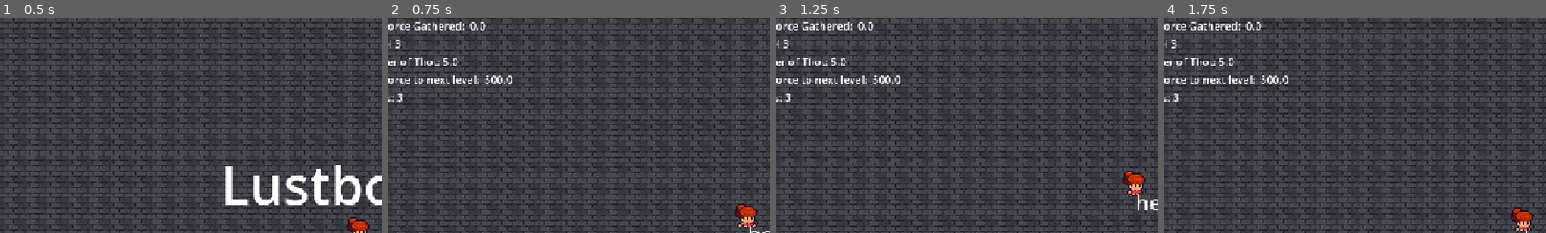
Above: before the commit, frames 1-4 (left to right).
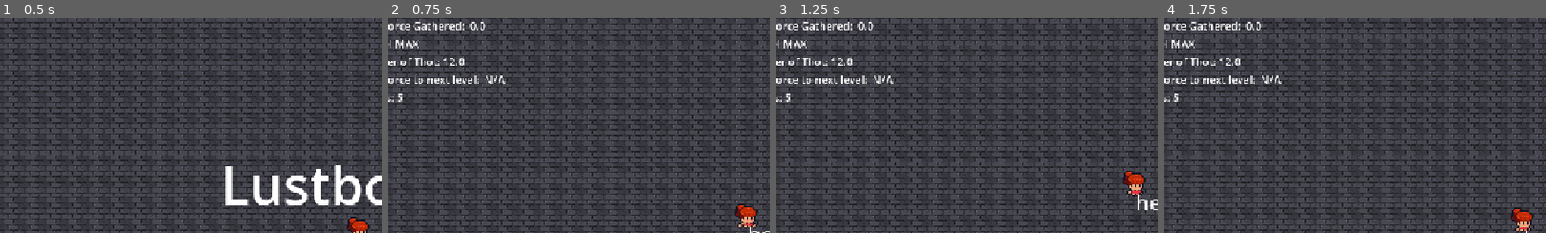
Above: after the commit, the same moments.

Repository: CL4-Bisk/cmsc197-GDD---MP2
Game: Godot game, scene res://scenes/stages/base.tscn
Two runs of this game, one before a commit and one after it. Both use one fixed random seed, a clock stepped at 60 frames per second and the inputs below.
Inputs (mouse positions are % of the whole screen's width and height, from its top left):
- Up to frame 1 (0.5 s): no input
- Up to frame 2 (0.75 s): click "Start Game" at 0.5 s
- Up to frame 3 (1.25 s): no input
- Up to frame 4 (1.75 s): move the mouse to (50, 39) at 1.27 s; hold F (feed) from 1.28 s (still down); click (50, 39) at 1.42 s
The pictures show only the part of the screen within x 3-53%, y 0-50%; the shares and areas given below are measured in that part.

Frame 1 is identical in both runs. In frame 2, 0.5% of the frame differs, in the area x 2-33%, y 10-38%; in frame 3, 0.5%; in frame 4, 0.5%.

Commit message:
meta: fixed audio bugs in child scenes

Diff:
--- a/project.godot
+++ b/project.godot
@@ -10,10 +10,10 @@
 
 [application]
 
-config/name="Machine Problem 2"
+config/name="Lustbound"
 run/main_scene="uid://cnhhuinpwfj71"
 config/features=PackedStringArray("4.6", "Forward Plus")
-config/icon="res://icon.svg"
+config/icon="uid://cn02eym2kf7ep"
 
 [display]
 
--- a/scenes/menu/game_over.gd
+++ /dev/null
@@ -1,15 +0,0 @@
-extends Node2D
-
-func _ready() -> void:
-	%Restart.pressed.connect(_on_restart_pressed)
-	%MainMenu.pressed.connect(_on_main_menu_pressed)
-	%Quit.pressed.connect(_on_quit_pressed)
-
-func _on_restart_pressed() -> void:
-	get_tree().change_scene_to_file("res://scenes/stages/base.tscn")
-
-func _on_main_menu_pressed() -> void:
-	get_tree().change_scene_to_file("res://scenes/menu/main_menu.tscn")
-
-func _on_quit_pressed() -> void:
-	get_tree().quit()
--- a/scenes/menu/game_over.tscn
+++ /dev/null
@@ -1,58 +0,0 @@
-[gd_scene format=3 uid="uid://b004yyx3cnag8"]
-
-[ext_resource type="Script" path="res://scenes/menu/game_over.gd" id="1_govr"]
-
-[node name="GameOver" type="Node2D"]
-script = ExtResource("1_govr")
-
-[node name="Background" type="ColorRect" parent="."]
-anchors_preset = 15
-anchor_right = 1.0
-anchor_bottom = 1.0
-grow_horizontal = 2
-grow_vertical = 2
-color = Color(0.02, 0.01, 0.03, 0.95)
-
-[node name="Title" type="Label" parent="."]
-offset_left = 100.0
-offset_top = 100.0
-offset_right = 700.0
-offset_bottom = 180.0
-horizontal_alignment = 1
-vertical_alignment = 1
-text = "GAME OVER"
-add_theme_font_size_override("font_size", 56)
-add_theme_color_override("font_color", Color(0.9, 0.1, 0.2, 1))
-
-[node name="MenuContainer" type="VBoxContainer" parent="."]
-anchors_preset = 8
-anchor_left = 0.5
-anchor_top = 0.5
-anchor_right = 0.5
-anchor_bottom = 0.5
-offset_left = -80.0
-offset_top = 0.0
-offset_right = 80.0
-offset_bottom = 150.0
-grow_horizontal = 2
-grow_vertical = 2
-theme_override_constants/separation = 12
-alignment = 1
-
-[node name="Restart" type="Button" parent="MenuContainer"]
-layout_mode = 2
-custom_minimum_size = Vector2(160, 40)
-text = "Restart"
-add_theme_font_size_override("font_size", 18)
-
-[node name="MainMenu" type="Button" parent="MenuContainer"]
-layout_mode = 2
-custom_minimum_size = Vector2(160, 40)
-text = "Main Menu"
-add_theme_font_size_override("font_size", 18)
-
-[node name="Quit" type="Button" parent="MenuContainer"]
-layout_mode = 2
-custom_minimum_size = Vector2(160, 40)
-text = "Quit"
-add_theme_font_size_override("font_size", 18)
--- a/scenes/menu/main_menu.gd
+++ /dev/null
@@ -1,11 +0,0 @@
-extends Node2D
-
-func _ready() -> void:
-	$Start.pressed.connect(_on_start_pressed)
-	$Quit.pressed.connect(_on_quit_pressed)
-
-func _on_start_pressed() -> void:
-	get_tree().change_scene_to_file("res://scenes/stages/base.tscn")
-
-func _on_quit_pressed() -> void:
-	get_tree().quit()
--- a/scenes/menu/main_menu.tscn
+++ /dev/null
@@ -1,49 +0,0 @@
-[gd_scene format=3 uid="uid://dsb4pf56aymxp"]
-
-[ext_resource type="Script" uid="uid://cw5u2gaiajtai" path="res://scenes/menu/main_menu.gd" id="1_main"]
-
-[node name="MainMenu" type="Node2D" unique_id=765909040]
-script = ExtResource("1_main")
-
-[node name="Background" type="ColorRect" parent="." unique_id=810612607]
-anchors_preset = 15
-anchor_right = 1.0
-anchor_bottom = 1.0
-grow_horizontal = 2
-grow_vertical = 2
-color = Color(0.05, 0.02, 0.08, 1)
-
-[node name="Title" type="Label" parent="." unique_id=646344276]
-anchors_preset = 8
-anchor_left = 0.5
-anchor_top = 0.5
-anchor_right = 0.5
-anchor_bottom = 0.5
-offset_left = 454.0
-offset_top = 116.0
-offset_right = 618.0
-offset_bottom = 223.0
-grow_horizontal = 2
-grow_vertical = 2
-text = "Lustbound"
-horizontal_alignment = 1
-vertical_alignment = 1
-
-[node name="Start" type="Button" parent="." unique_id=1753941570]
-custom_minimum_size = Vector2(160, 40)
-offset_left = 448.0
-offset_top = 298.0
-offset_right = 608.0
-offset_bottom = 338.0
-text = "Start
-"
-
-[node name="Quit" type="Button" parent="." unique_id=616830934]
-custom_minimum_size = Vector2(160, 40)
-offset_left = 450.0
-offset_top = 352.0
-offset_right = 610.0
-offset_bottom = 392.0
-text = "Quit"
-
-[node name="AudioStreamPlayer2D" type="AudioStreamPlayer2D" parent="." unique_id=1968272762]
--- a/scenes/npc/npc.gd
+++ b/scenes/npc/npc.gd
@@ -17,7 +17,7 @@
 @onready var sight: Area2D = $Sight
 @onready var sighting: CollisionPolygon2D = $Sight/Sighting
 @onready var check: RayCast2D = $Check
-@onready var audio: AudioStreamPlayer = $AudioStreamPlayer
+@onready var audio: AudioStreamPlayer = $ScreamPlayer
 
 @export_category("NPC Parameters")
 @export var move_speed : float = 50.0
@@ -111,8 +111,13 @@
 		print("ERROR: Stream not found in dictionary for ID: ", x)
 
 func _process(_delta):
-	if (lifeforce <= 0 and audio.playing) or Input.is_action_just_pressed("feed"):
-		audio.stop() # Stops the loop immediately when they die
+	# Add 'audio != null' to prevent the crash
+	if audio != null and audio.playing:
+		if lifeforce <= 0 or Input.is_action_just_pressed("feed"):
+			audio.stop()
+	elif audio == null:
+		push_error("ScreamPlayer node is missing on: " + name)
+
 
 func _physics_process(_delta: float) -> void:
 	#print(state_machine.stack.map(func(x): return x.state_name))
--- a/scenes/npc/npc0.tscn
+++ b/scenes/npc/npc0.tscn
@@ -26,5 +26,3 @@
 
 [node name="Zone" parent="Sensitive" parent_id_path=PackedInt32Array(187477538) index="0" unique_id=196461142]
 shape = SubResource("CapsuleShape2D_x7gml")
-
-[node name="AudioStreamPlayer2" type="AudioStreamPlayer" parent="." index="13" unique_id=1847598205]
--- a/scenes/npc/npc1.tscn
+++ b/scenes/npc/npc1.tscn
@@ -20,5 +20,3 @@
 
 [node name="Zone" parent="Comfort" parent_id_path=PackedInt32Array(1285488212) index="0" unique_id=7612251]
 shape = SubResource("CircleShape2D_3teka")
-
-[node name="AudioStreamPlayer" type="AudioStreamPlayer" parent="." index="13" unique_id=211840210]
--- a/scenes/npc/npc2.tscn
+++ b/scenes/npc/npc2.tscn
@@ -10,12 +10,9 @@
 height = 62.0
 
 [node name="NPC" unique_id=1043865114 instance=ExtResource("1_pg4w5")]
-npc_level = 3
 
 [node name="Zone" parent="Comfort" parent_id_path=PackedInt32Array(1285488212) index="0" unique_id=7612251]
 shape = SubResource("CircleShape2D_pg4w5")
 
 [node name="Zone" parent="Sensitive" parent_id_path=PackedInt32Array(187477538) index="0" unique_id=196461142]
 shape = SubResource("CapsuleShape2D_bb20w")
-
-[node name="AudioStreamPlayer" type="AudioStreamPlayer" parent="." index="13" unique_id=267860016]
--- a/scenes/npc/npc_base.tscn
+++ b/scenes/npc/npc_base.tscn
@@ -254,7 +254,7 @@
 target_position = Vector2(0, 0)
 collision_mask = 2
 
-[node name="AudioStreamPlayer" type="AudioStreamPlayer" parent="." unique_id=44882534]
+[node name="ScreamPlayer" type="AudioStreamPlayer" parent="." unique_id=44882534]
 
 [connection signal="velocity_computed" from="Nav2D" to="." method="_on_nav_2d_velocity_computed"]
 [connection signal="timeout" from="TickRate" to="." method="_reduce_vigilance"]
--- a/scenes/npc/npc_evil.gd
+++ b/scenes/npc/npc_evil.gd
@@ -35,3 +35,28 @@
 	if body is Player:
 		if behavior != Behavior.CHARMED:
 			state_machine.change(&"attack")
+
+func play_scream_sound() -> void:
+	var x = randi_range(0, 2)
+	var stream_to_play = audio_scenes.get(x)
+
+	print("Trying to play sound ID: ", x)
+
+	if audio == null:
+		print("ERROR: AudioStreamPlayer node not found!")
+		return
+
+	if stream_to_play:
+		audio.stream = stream_to_play
+		audio.play()
+		print("Audio node 'playing' status: ", audio.playing)
+	else:
+		print("ERROR: Stream not found in dictionary for ID: ", x)
+
+func _process(_delta):
+	# Add 'audio != null' to prevent the crash
+	if audio != null and audio.playing:
+		if lifeforce <= 0 or Input.is_action_just_pressed("feed"):
+			audio.stop()
+	elif audio == null:
+		push_error("ScreamPlayer node is missing on: " + name)
--- a/scenes/player/player.gd
+++ b/scenes/player/player.gd
@@ -38,11 +38,11 @@
 @export var charm_zone_growth_spd : float = 50.0
 
 @export var lifeforce : float = 40.0
-@export var lives : int = 3
+@export var lives : int = 5
 @export var level_threshold : Dictionary[int, float]
 @export var popup_text : PackedScene
 
-var level : int = 3
+var level : int = 5
 var status = ""
 var lustful : bool = false
 var is_mouse_inside : bool = false
@@ -83,6 +83,8 @@
 	print("life force count: ", lifeforce - AURA_SIZE)
 	if is_starving:
 		status_ind.text = "HuNgRy"
+	elif lives < 3:
+		status_ind.text = "HoRt"
 	else:
 		status_ind.text = "healty"
 
--- a/scenes/stages/base.tscn
+++ b/scenes/stages/base.tscn
@@ -4753,7 +4753,8 @@
 0: ExtResource("2_lmmxf"),
 1: ExtResource("3_4q72m"),
 2: ExtResource("4_lmmxf"),
-3: ExtResource("4_4q72m")
+3: ExtResource("4_4q72m"),
+4: ExtResource("4_4q72m")
 })
 
 [node name="Floor" type="TileMapLayer" parent="." unique_id=702596998]
Binary file added: assets/GB0hM3.png
Not shown, added: assets/GB0hM3.png.import
Not shown, removed: scenes/menu/game_over.gd.uid
Not shown, removed: scenes/menu/main_menu.gd.uid
Not shown: 1 places in scenes/npc/npc_evil.tscn that only renumber resources
Not shown: 1 places in scenes/stages/base.tscn that only renumber resources
